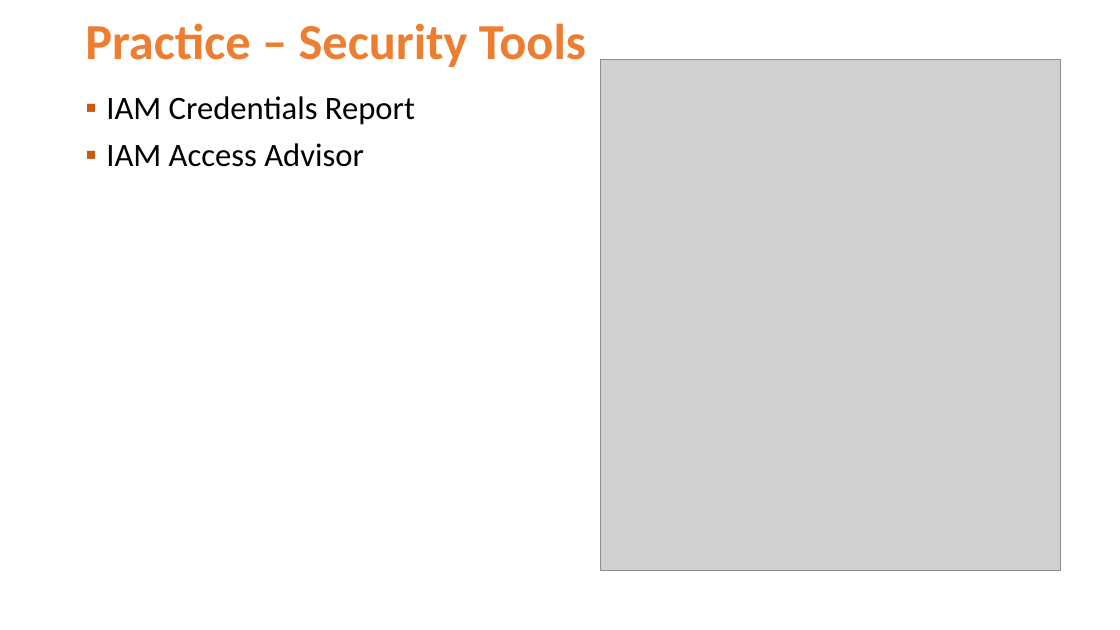
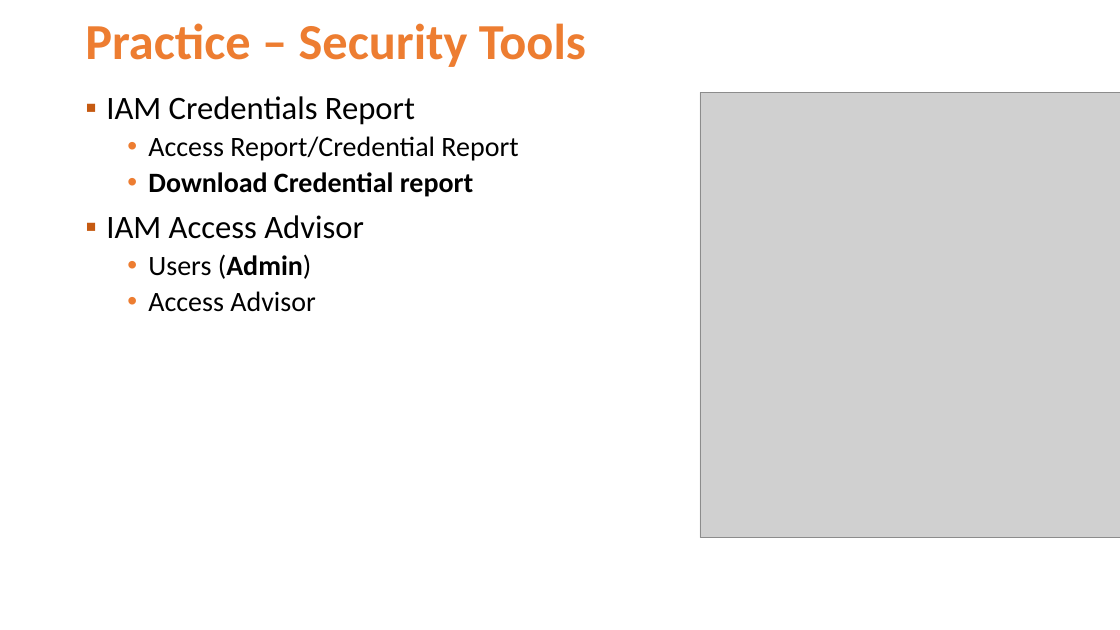
Before and after one commit to Jucer74/ArchitectureMaster, a slide deck: slide 26 of Classes/04-IAM-IdentityandAccessManagement/ArchitectureMaster-04-IAM-IdentityandAccessManagement.pptx. Drawn at 1120x630 pixels with LibreOffice and Linux fonts; fonts in the diff are those of the drawing; grey boxes stand for pictures; background and template pictures are left out. Boxes give left, top, right and bottom in pixels: in the first picture for what was removed or moved away, otherwise in the second. Text is boxed around its words. In the diff, an @@ line names an element or a change of style, - is before the commit and + after.

```diff
--- a/Classes/04-IAM-IdentityandAccessManagement/ArchitectureMaster-04-IAM-IdentityandAccessManagement.pptx
+++ b/Classes/04-IAM-IdentityandAccessManagement/ArchitectureMaster-04-IAM-IdentityandAccessManagement.pptx
@@ picture: place and size @@
-picture at [601,59,1060,571]
+picture at [700,92,1120,538]
@@ text at [148,136,518,197]: paragraphs added @@
+  • Access Report/Credential Report
+  • Download Credential report
@@ text at [148,254,315,312]: paragraphs added @@
+  • Users (Admin)
+  • Access Advisor
```
Also in this commit, not shown: 11 other slides changed.
